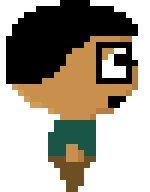
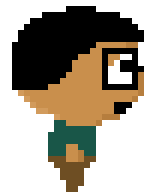
Layers edited between the first and the second 150 x 192 image:
removed layer "outline" over bbox(6, 0, 132, 84)
painted on "colors" over bbox(6, 6, 144, 126)
